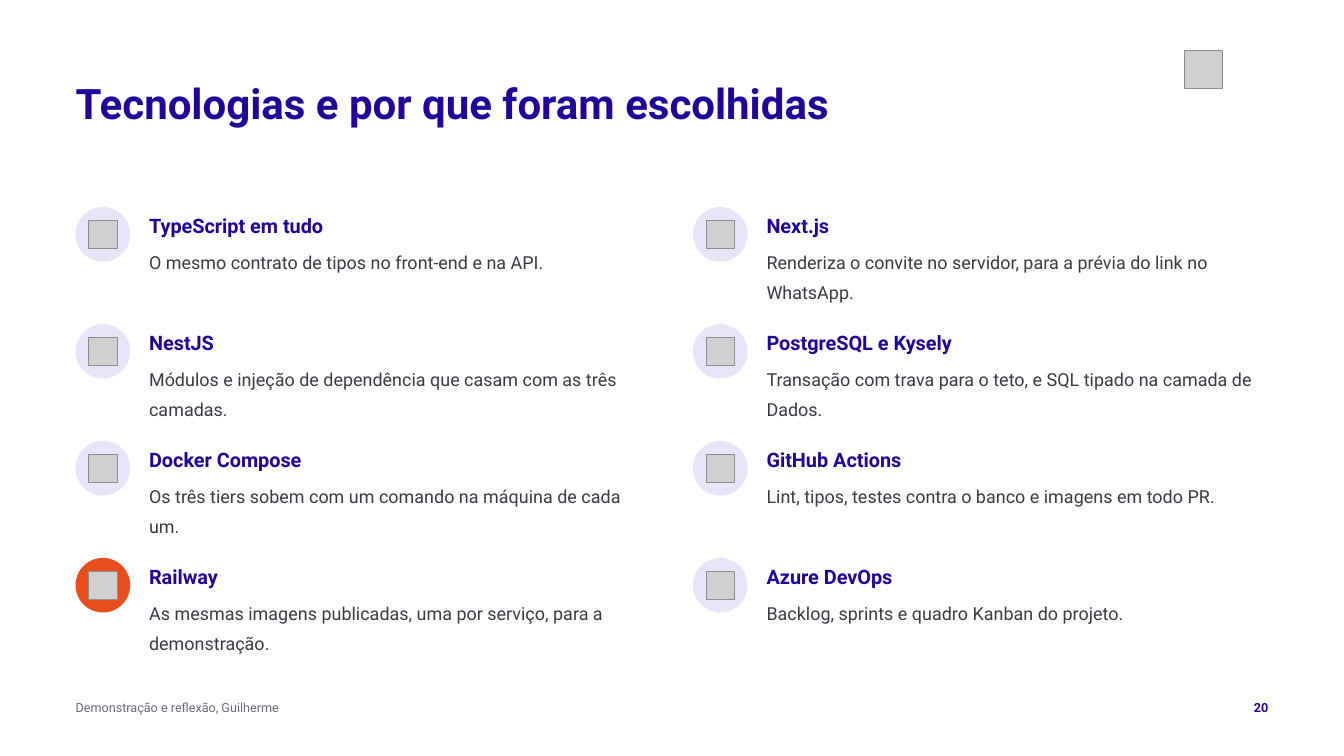
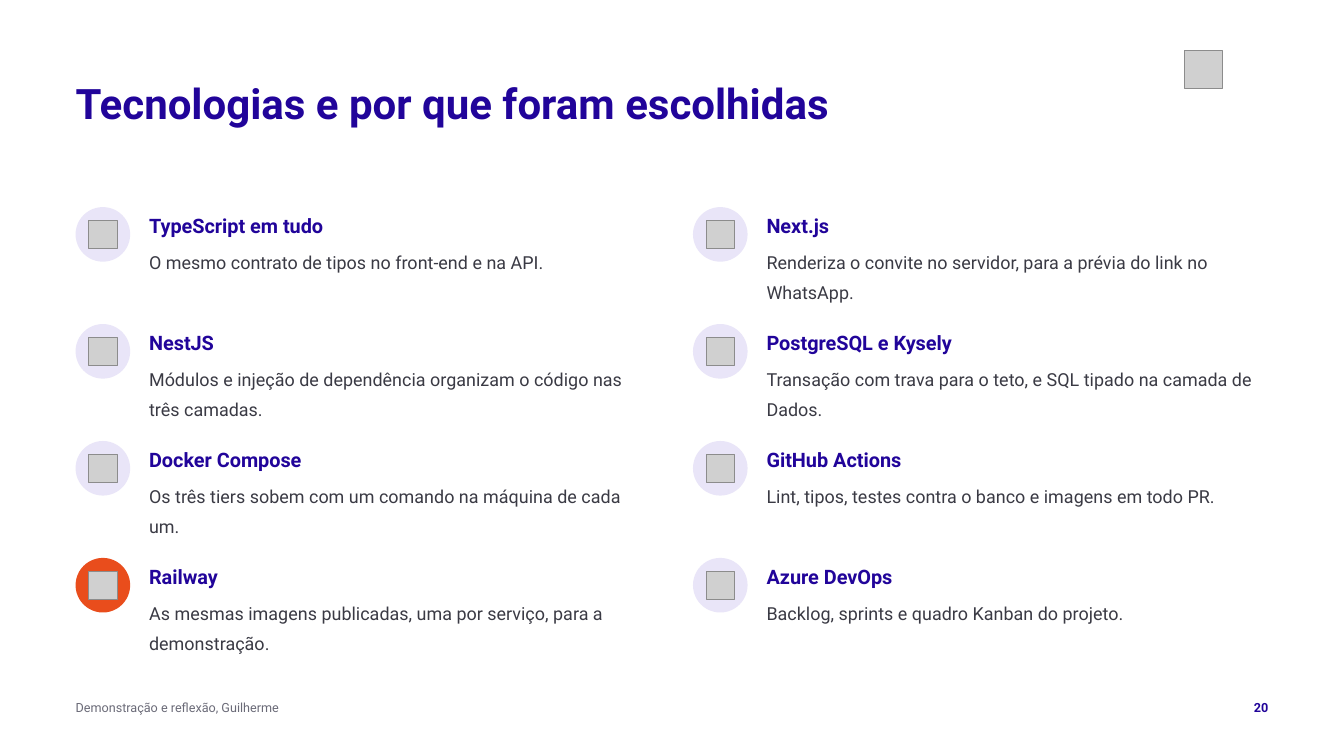
Before and after one commit to tcpassos/invite-app, a slide deck: slide 20 of trabalhos/T4-Pitch-Final.pptx. Drawn at 1344x756 pixels with LibreOffice and Linux fonts; fonts in the diff are those of the drawing; grey boxes stand for pictures. Boxes give left, top, right and bottom in pixels: in the first picture for what was removed or moved away, otherwise in the second. Text is boxed around its words. In the diff, an @@ line names an element or a change of style, - is before the commit and + after.

```diff
--- a/trabalhos/T4-Pitch-Final.pptx
+++ b/trabalhos/T4-Pitch-Final.pptx
@@ text at bbox=[149, 372, 622, 416]: text changed @@
-Módulos e injeção de dependência que casam com as três camadas.
+Módulos e injeção de dependência organizam o código nas três camadas.
```
Also in this commit, not shown: 14 other slides changed, 3 other files.
